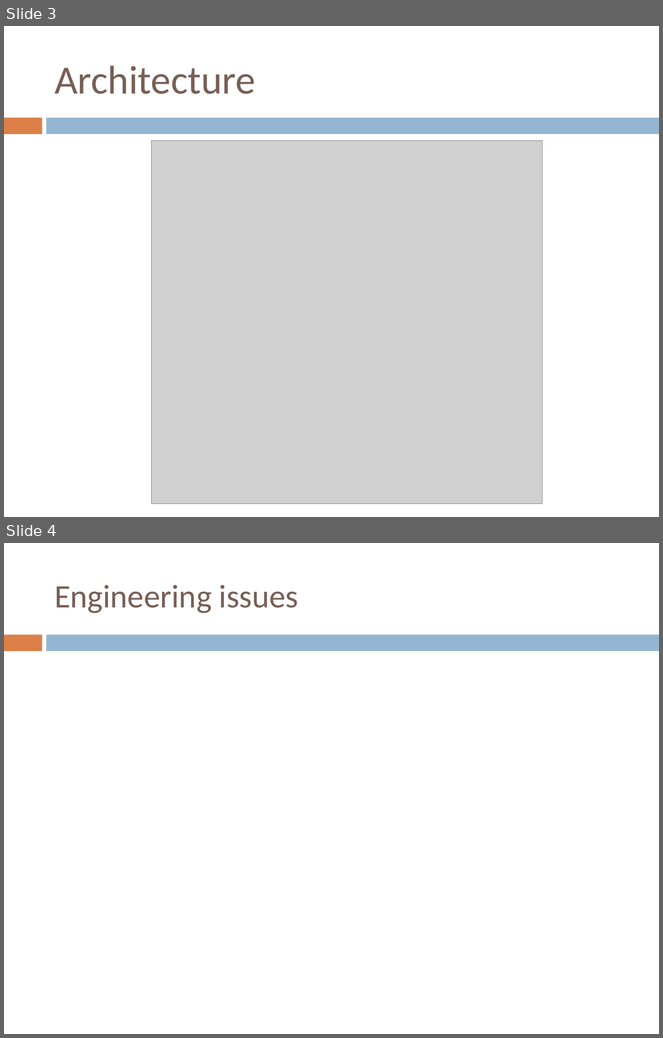
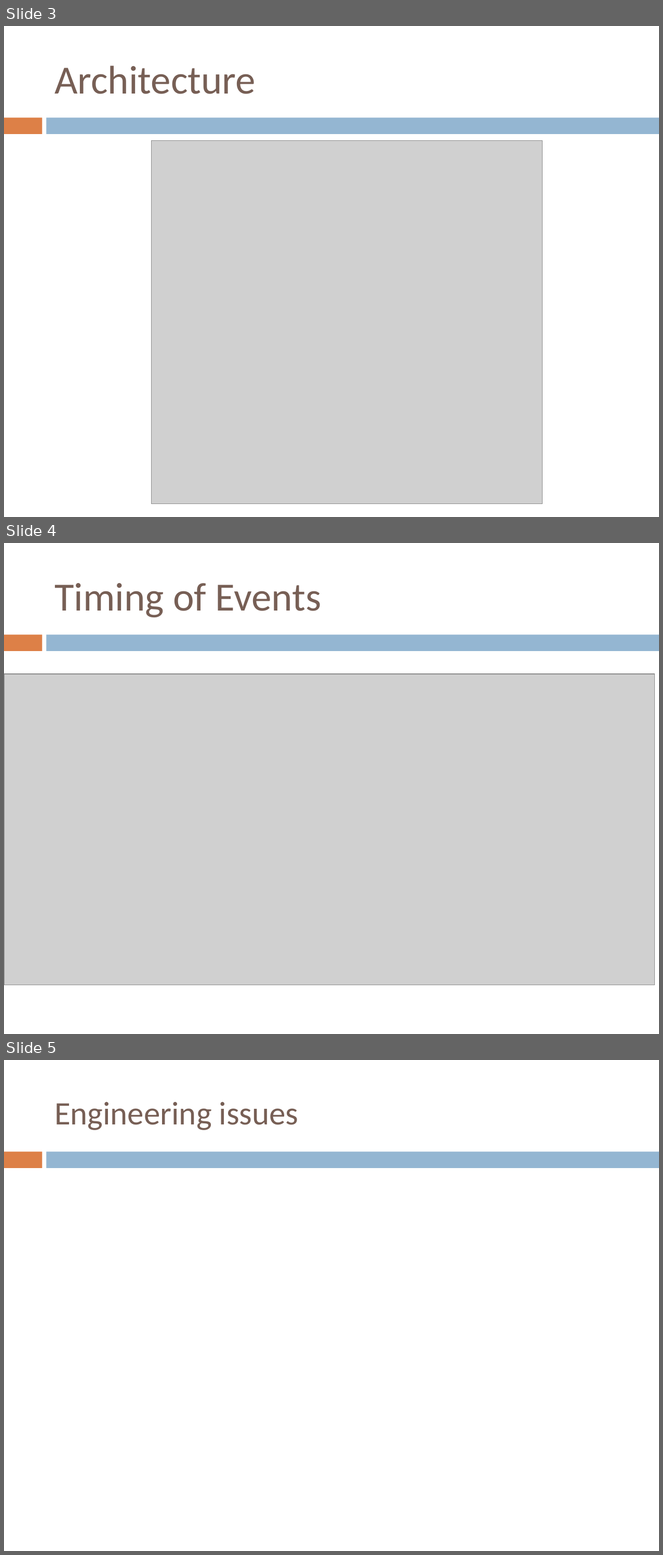
Before and after one commit to m-zbik/svnMASmm, a slide deck: documents/presentation/finalPresentation.ppt. Shown one above the other, each under a label of ours: slides 3 and 4 before the commit, slides 3, 4 and 5 after it. The pictures are 663x1038 and 663x1555 pixels, drawn with LibreOffice and Linux fonts; fonts in the diff are those of the drawing; grey boxes stand for pictures. Boxes give left, top, right and bottom in pixels: in the first picture for what was removed or moved away, otherwise in the second. Text is boxed around its words. In the diff, an @@ line names an element or a change of style, - is before the commit and + after.

Commit message:
Added sequence diagram to the presentation and paper

```diff
--- a/documents/presentation/finalPresentation.ppt
+++ b/documents/presentation/finalPresentation.ppt
@@ slide 4 added at <box>4,543,659,1034</box>, background #FFFFFF; not listed: 2 template elements that a slide beside it also shows @@
@@ title added at <box>54,583,322,617</box>, 44 pt, text #775F55 @@
+Timing of Events
@@ picture added at <box>4,674,655,985</box> @@
@@ what was slide 4 is now slide 5 @@
```
Also in this commit, not shown: 6 other files.
